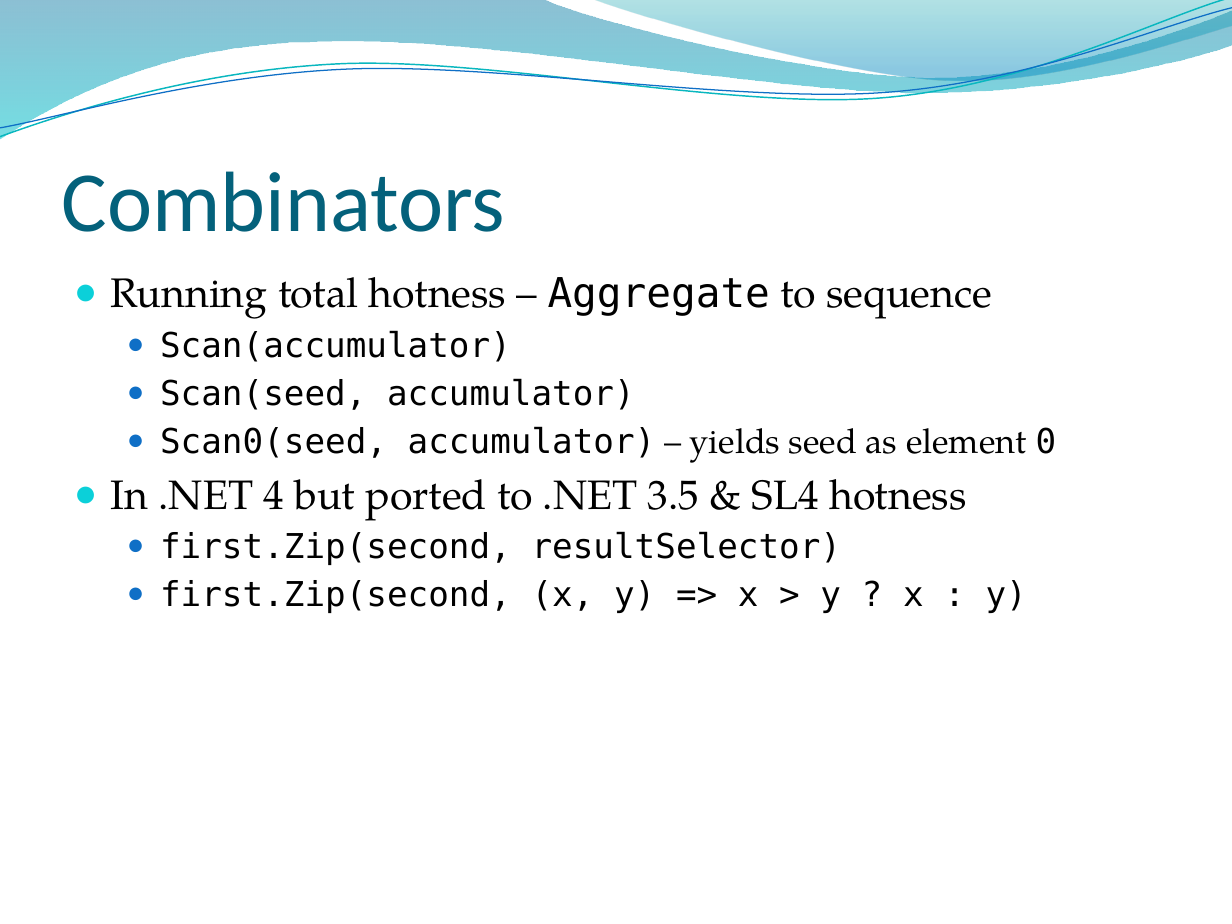
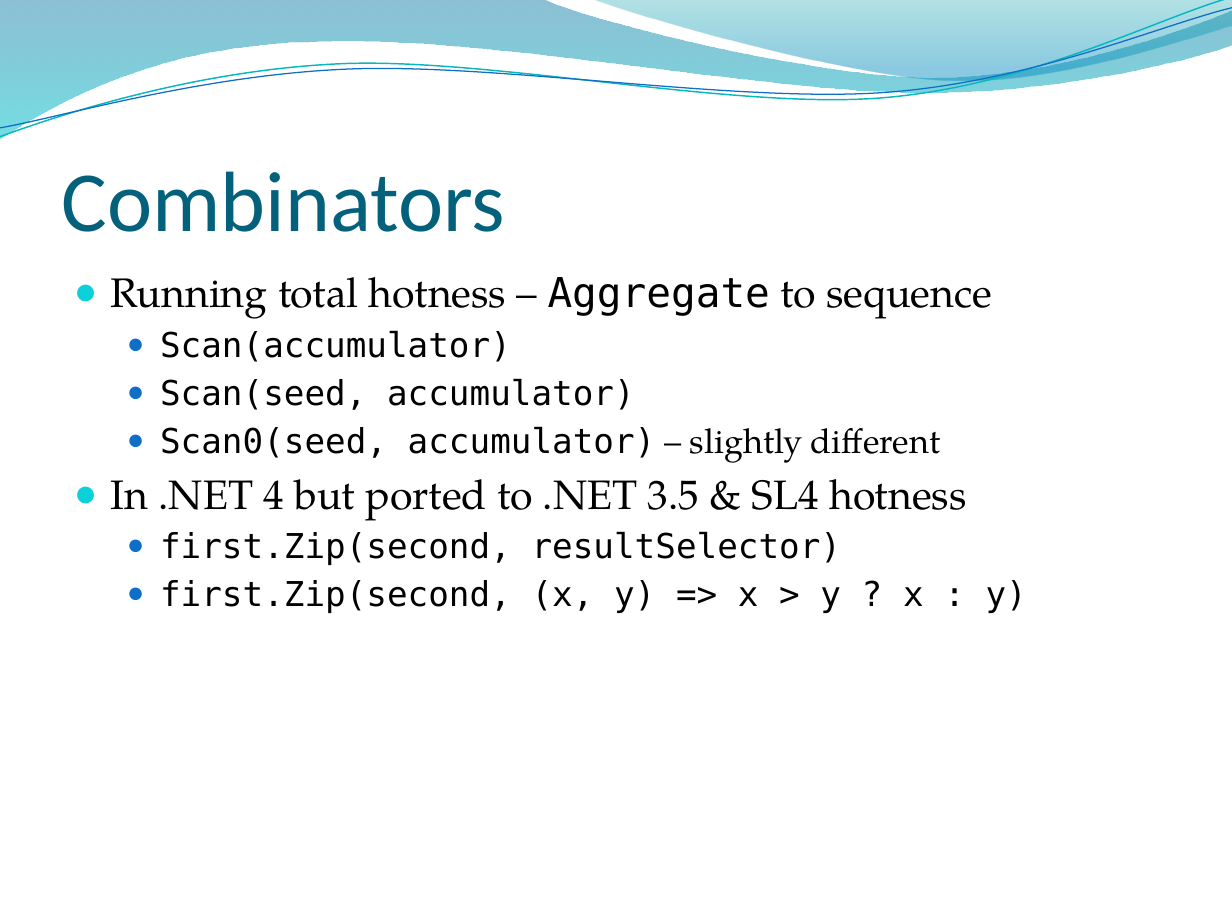
Before and after one commit to dahlbyk/Presentations, a slide deck: slide 15 of LINQ2/KDahlby.201010.TCCC.LINQ2.pptx. Drawn at 1232x924 pixels with LibreOffice and Linux fonts; fonts in the diff are those of the drawing; background and template pictures are left out. Boxes give left, top, right and bottom in pixels: in the first picture for what was removed or moved away, otherwise in the second. Text is boxed around its words. In the diff, an @@ line names an element or a change of style, - is before the commit and + after.

```diff
--- a/LINQ2/KDahlby.201010.TCCC.LINQ2.pptx
+++ b/LINQ2/KDahlby.201010.TCCC.LINQ2.pptx
@@ text at (x1=160, y1=426, x2=941, y2=463): text changed @@
-  ● Scan0(seed, accumulator) – yields seed as element 0
+  ● Scan0(seed, accumulator) – slightly different
```
Also in this commit, not shown: 3 other slides changed.
